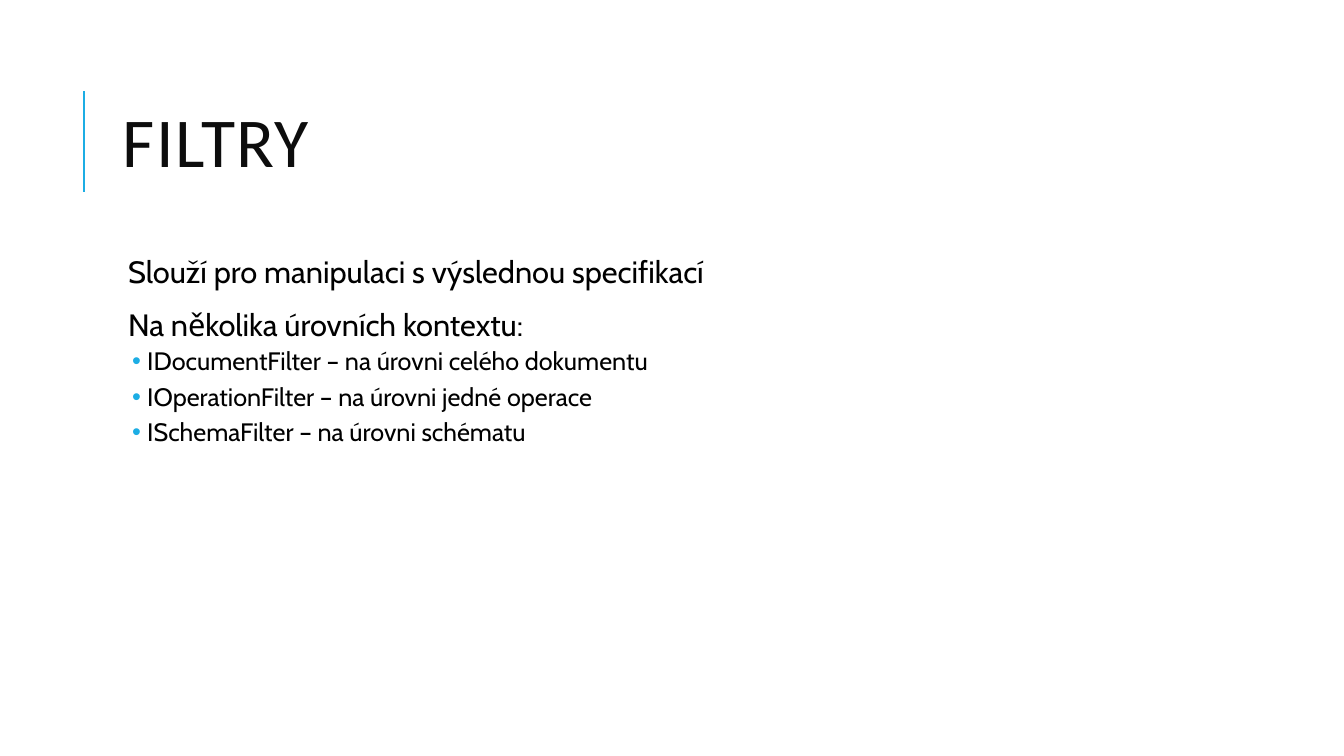
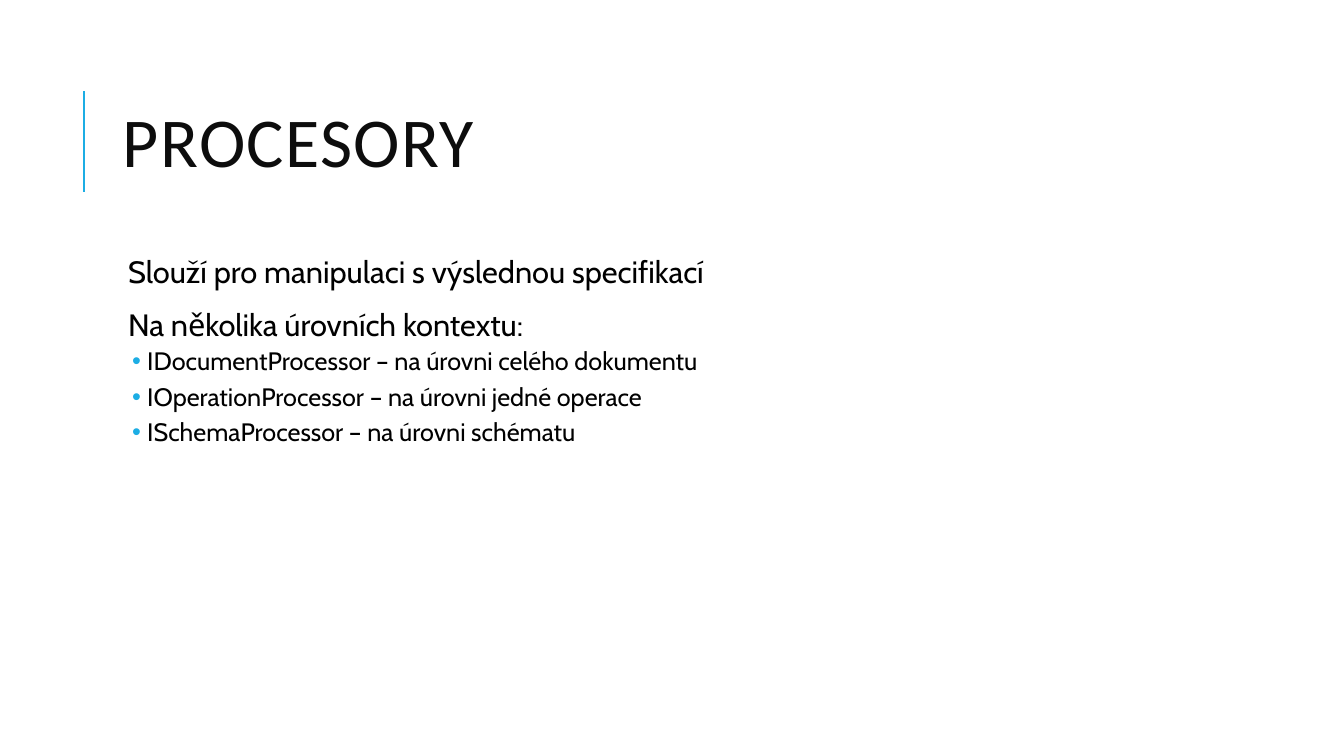
Before and after one commit to jasho/pv239-maui, a slide deck: slide 14 of 06_API/PV239-Xamarin-06_API.pptx (slide 15 before the commit). Drawn at 1344x756 pixels with LibreOffice and Linux fonts; fonts in the diff are those of the drawing. Boxes give left, top, right and bottom in pixels: in the first picture for what was removed or moved away, otherwise in the second. Text is boxed around its words. In the diff, an @@ line names an element or a change of style, - is before the commit and + after.

```diff
--- a/06_API/PV239-Xamarin-06_API.pptx
+++ b/06_API/PV239-Xamarin-06_API.pptx
@@ title at (123, 121, 474, 168): text changed @@
-FILTRY
+PROCESORY
@@ text at (147, 351, 697, 442): text changed @@
-  • IDocumentFilter – na úrovni celého dokumentu
-  • IOperationFilter – na úrovni jedné operace
-  • ISchemaFilter – na úrovni schématu
+  • IDocumentProcessor – na úrovni celého dokumentu
+  • IOperationProcessor – na úrovni jedné operace
+  • ISchemaProcessor – na úrovni schématu
```
Also in this commit, not shown: 4 other slides changed, 1 slide added, 1 slide removed, 36 other files.
